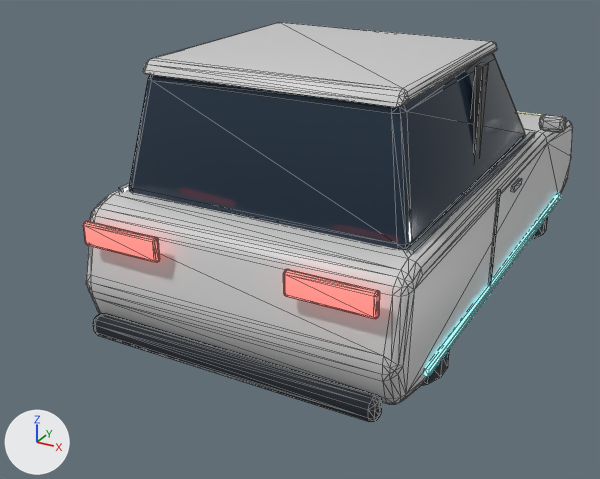
One commit to the glTF model game/models/car_1.glb: the scene before it, then after it.
Camera for both pictures: a 50 mm camera at (2.01, -4.63, 2.2) aimed at (-0.3, -0.43, 0.1). The axes (+X, +Y, +Z) are drawn at lower left. The lights are the same throughout. The first picture is the older version. Mesh edges are drawn as thin lines. Vertices at exactly the same position are counted once.

Objects in the first picture: 'prism'.
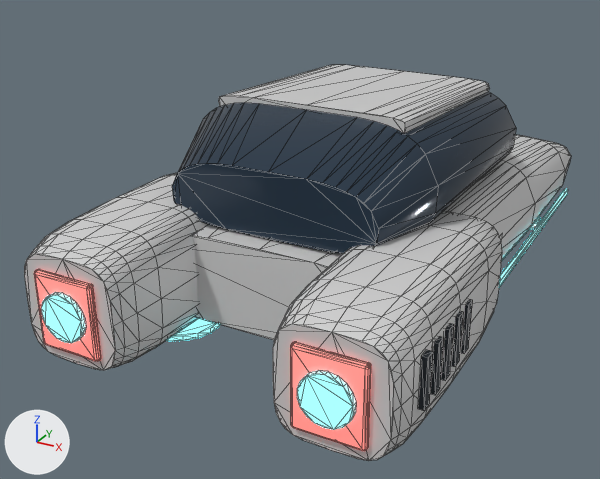
Where the change shows, as pixel boxes [x1, y1, x2, y2] in the pictures (600 x 479 px; the box of a moved part takes in the faces that stretch with it):
'prism', reshaped (12% wider)
    before: [83, 22, 573, 422]
    after: [24, 65, 571, 460]
part 1 of me_prism, added
    after: [461, 299, 473, 354]
part 2 of me_prism, added
    after: [452, 311, 464, 367]
part 3 of me_prism, added
    after: [441, 323, 454, 381]
part 4 of me_prism, added
    after: [430, 336, 444, 395]
part 5 of me_prism, added
    after: [418, 350, 433, 411]
part 6 of me_prism, moved or reshaped (not visible before)
    after: [41, 293, 85, 343]
part 7 of me_prism, moved or reshaped
    before: [421, 350, 449, 386]
    after: [297, 371, 356, 430]
part 8 of me_prism, added
    after: [499, 189, 568, 287]
part 9 of me_prism, added (cyan)
    after: [166, 318, 220, 341]
part 10 of me_prism, added (mostly hidden)
    after: [529, 216, 540, 230]
part 11 of me_prism, rebuilt
    before: [86, 113, 573, 404]
    after: [192, 135, 571, 340]
part 12 of me_prism, rebuilt (13% narrower, 18% shorter)
    before: [129, 53, 525, 250]
    after: [172, 92, 516, 253]
part 13 of me_prism, added
    after: [24, 173, 208, 370]
part 14 of me_prism, added
    after: [273, 211, 502, 460]
part 15 of me_prism, added (red)
    after: [34, 269, 101, 361]
part 16 of me_prism, added (red)
    after: [291, 342, 371, 451]
part 17 of me_prism, added
    after: [218, 65, 489, 134]
part 18 of me_prism, deleted
    before: [83, 22, 567, 422]
part 19 of me_prism, deleted (mostly hidden)
    before: [119, 183, 129, 192]
part 20 of me_prism, deleted
    before: [407, 132, 561, 376]

Patch to the scene script:
```diff
--- a/game/models/car_1.glb.py
+++ b/game/models/car_1.glb.py
@@ me_prism @@
-me_prism.from_pydata(...)  # 1064 vertices, 2008 faces; spans x -1.04..1.04, y -1.78..1.78, z -0.19..1.35
+me_prism.from_pydata(...)  # 1560 vertices, 2996 faces; spans x -1.06..1.06, y -2.08..2.03, z -0.13..1.11
+# me_prism part 1: a new loose piece, a box spanning x 1.03..1.06, y -1.294..-1.236, z 0.13..0.39, in mat_dark (black #1b232b)
+# me_prism part 2: a new loose piece, a box spanning x 1.03..1.06, y -1.424..-1.366, z 0.13..0.39, in mat_dark (black #1b232b)
+# me_prism part 3: a new loose piece, a box spanning x 1.03..1.06, y -1.554..-1.496, z 0.13..0.39, in mat_dark (black #1b232b)
+# me_prism part 4: a new loose piece, a box spanning x 1.03..1.06, y -1.684..-1.626, z 0.13..0.39, in mat_dark (black #1b232b)
+# me_prism part 5: a new loose piece, a box spanning x 1.03..1.06, y -1.814..-1.756, z 0.13..0.39, in mat_dark (black #1b232b)
+# me_prism part 6: the loose piece of 36 vertices spanning x -0.9..-0.3, y -1.35..-0.75, z -0.16..-0.04 is turned 90 degrees about the x axis through its middle and scaled by 0.426, then moved by (-0.12, -1.01, 0.32), in mat_jet (cyan #5ff3ff, glowing cyan #5ff3ff)
+# me_prism part 7: the loose piece of 36 vertices spanning x 0.3..0.9, y -1.35..-0.75, z -0.16..-0.04 is turned 90 degrees about the x axis through its middle and scaled by 0.426, then moved by (0.12, -1.01, 0.32), in mat_jet (cyan #5ff3ff, glowing cyan #5ff3ff)
+# me_prism part 8: a new loose piece, a box spanning x 0.898..0.923, y -0.3..1.6, z -0.038..-0.002, in mat_jet (cyan #5ff3ff, glowing cyan #5ff3ff)
+# me_prism part 9: a new loose piece, an 18-sided cylinder along z spanning x -0.836..-0.364, y -1.54..-1.06, z -0.13..-0.1, in mat_jet (cyan #5ff3ff, glowing cyan #5ff3ff)
+# me_prism part 10: a new loose piece, an 18-sided cylinder along z spanning x 0.364..0.836, y 0.86..1.34, z -0.13..-0.1, in mat_jet (cyan #5ff3ff, glowing cyan #5ff3ff)
+# me_prism part 11: the loose piece of 176 vertices spanning x -0.9..0.9, y -1.74..1.74, z -0.08..0.66 is rebuilt with 160 vertices and now spans x -0.9..0.9, y -1.4..2.0, z -0.06..0.52
+# me_prism part 12: the loose piece of 56 vertices spanning x -0.8..0.8, y -1.44..0.63, z 0.64..1.3 is rebuilt with 128 vertices and now spans x -0.76..0.76, y -1.3..0.85, z 0.5..1.08
+# me_prism part 13: a new loose piece of 280 vertices spanning x -1.05..-0.39, y -2.02..-0.35, z -0.11..0.59, in mat_body (light grey #d0d0d0)
+# me_prism part 14: a new loose piece of 280 vertices spanning x 0.39..1.05, y -2.02..-0.35, z -0.11..0.59, in mat_body (light grey #d0d0d0)
+# me_prism part 15: a new loose piece of 56 vertices spanning x -0.9..-0.54, y -2.05..-2.01, z 0.01..0.43, in mat_tail (red #e96963, glowing red #ff736d)
+# me_prism part 16: a new loose piece of 56 vertices spanning x 0.54..0.9, y -2.05..-2.01, z 0.01..0.43, in mat_tail (red #e96963, glowing red #ff736d)
+# me_prism part 17: a new loose piece of 48 vertices spanning x -0.57..0.57, y -0.9..0.45, z 0.93..1.11, in mat_body (light grey #d0d0d0)
+# me_prism part 18: 20 loose pieces with 616 vertices, spanning x -1.04..1.04, y -1.78..1.75, z -0.19..1.35, are deleted
+# me_prism part 19: 16 vertices removed from x -0.92..-0.81, y -1.45..1.37, z 0.0..0.68
+# me_prism part 20: 16 vertices removed from x 0.81..0.92, y -1.45..1.37, z 0.0..0.68
+# other edits to the shape of me_prism do not show in these pictures
 me_prism.materials.append(mat_body)
@@ me_prism @@
 me_prism.materials.append(mat_cabin)
-me_prism.materials.append(mat_chrome)  # light grey #c9d1d8
 me_prism.materials.append(mat_dark)
```
